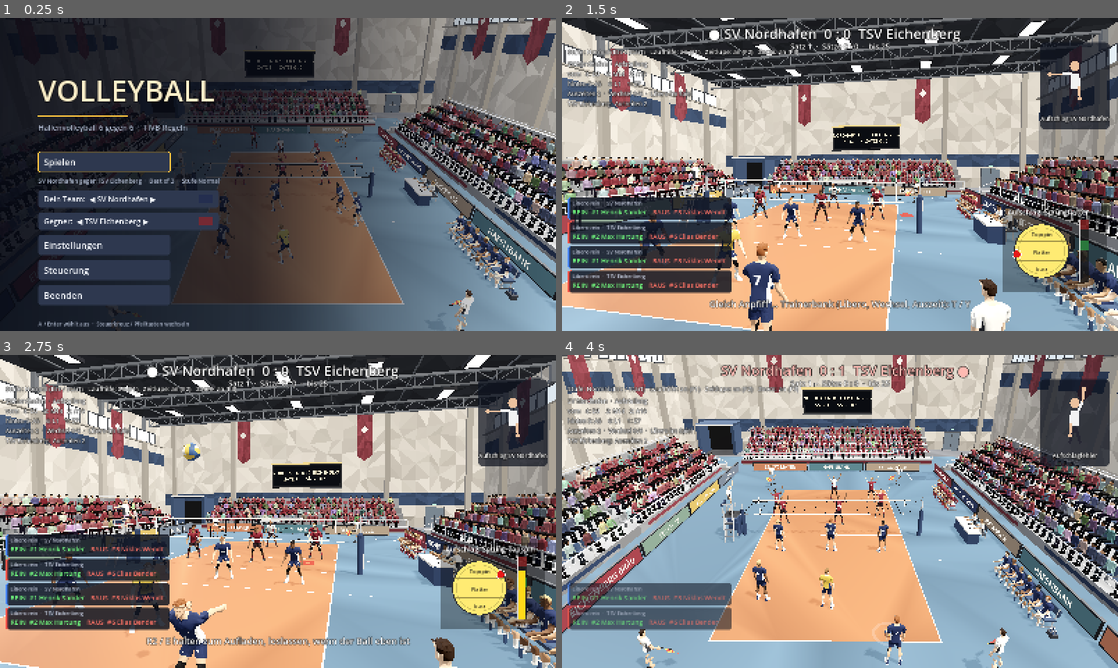
Above: before the commit, frames 1-4 (two rows, left to right).
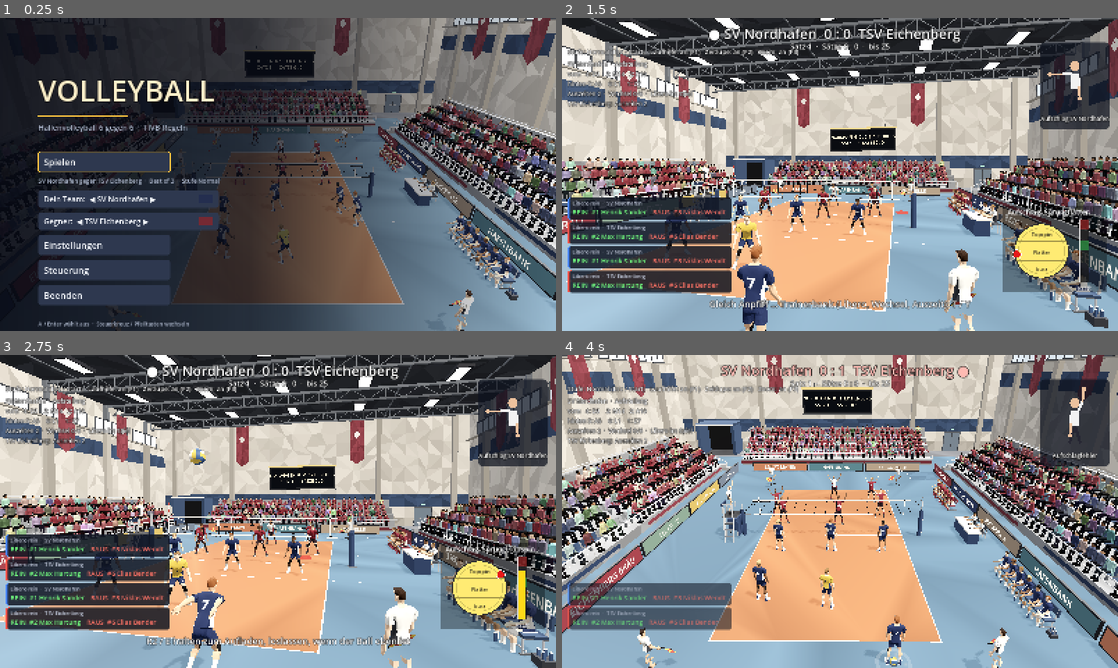
Above: after the commit, the same moments.

Repository: MattrixDev/volleyball_game
Game: Godot game, scene res://scenes/main.tscn
Two runs of this game, one before a commit and one after it. Both use one fixed random seed, a clock stepped at 60 frames per second and the inputs below.
Inputs (mouse positions are in pixels of both pictures, inside the frame that each line leads up to):
- Up to frame 1 (0.25 s): no input
- Up to frame 2 (1.5 s): tap Enter at 0.5 s; move the mouse to (962, 158) at 0.52 s; hold D (move_right) 0.53-1.28 s; hold E (hit) 0.53-1.28 s; tap Space (bump) at 0.6 s; click (962, 158) at 0.67 s; move the mouse to (728, 190) at 1.27 s; hold S (move_down) from 1.28 s (still down); tap E (hit) at 1.35 s
- Up to frame 3 (2.75 s): tap Space (bump) at 1.55 s; move the mouse to (333, 442) at 2.02 s; release S (move_down) at 2.03 s; hold D (move_right) from 2.03 s (still down); hold E (hit) from 2.03 s (still down); tap K (aim_down) at 2.1 s
- Up to frame 4 (4 s): move the mouse to (812, 574) at 2.77 s; release D (move_right) at 2.78 s; release E (hit) at 2.78 s; hold W (move_up) 2.78-3.53 s; tap J (aim_left) at 2.85 s; click (812, 574) at 2.92 s; tap Space (bump) at 3.05 s; move the mouse to (1006, 558) at 3.52 s; hold A (move_left) from 3.53 s (still down); hold E (hit) from 3.53 s (still down); tap L (aim_right) at 3.6 s

The runs differ from the first frame. In frame 1, less than 0.1% of the frame differs, in the area x 45-65%, y 35-74%; in frame 2, 40%; in frame 3, 43%, in the area x 0-100%, y 0-100%; in frame 4, 2.7%.

Commit message:
Zuspiel-Richtung aufs Steuerkreuz, Pritschen nach Fotos (Ellbogen aussen, Dreieck-Haende, Kontakt auf Stirnhoehe), Sprungaufschlag mit echtem Anlauf ohne Drehung
Co-Authored-By: Claude Opus 5.5 (1M context) <noreply@anthropic.com>
Claude-Session: https://claude.ai/code/session_01BTaWLRe5jYzyxCdBDQ2Gc4

Diff:
--- a/scripts/figure.gd
+++ b/scripts/figure.gd
@@ -291,7 +291,7 @@
 ## Loest Schulter vor/seitlich und Ellbogen numerisch (gedaempfte Gauss-Newton-Schritte),
 ## ausgehend von der aktuellen Haltung. w blendet zwischen Pose (0) und Ziel (1). Rueckgabe:
 ## verbleibender Abstand in m (zum Pruefen, ob die Figur den Ball erreicht).
-func ik_arm(sd: String, target: Vector3, w: float, iters := 4) -> float:
+func ik_arm(sd: String, target: Vector3, w: float, iters := 4, damp := 0.02) -> float:
 	var sh: Node3D = j["sh_" + sd]
 	var el: Node3D = j["el_" + sd]
 	var wr: Node3D = j["wr_" + sd]
@@ -312,9 +312,9 @@
 		var c1: Vector3 = ((pos.call(v + Vector3(0, d, 0)) as Vector3) - p0) / d
 		var c2: Vector3 = ((pos.call(v + Vector3(0, 0, d)) as Vector3) - p0) / d
 		var a := Basis(
-			Vector3(c0.dot(c0) + 0.02, c0.dot(c1), c0.dot(c2)),
-			Vector3(c1.dot(c0), c1.dot(c1) + 0.02, c1.dot(c2)),
-			Vector3(c2.dot(c0), c2.dot(c1), c2.dot(c2) + 0.02))
+			Vector3(c0.dot(c0) + damp, c0.dot(c1), c0.dot(c2)),
+			Vector3(c1.dot(c0), c1.dot(c1) + damp, c1.dot(c2)),
+			Vector3(c2.dot(c0), c2.dot(c1), c2.dot(c2) + damp))
 		var step := a.inverse() * Vector3(c0.dot(e), c1.dot(e), c2.dot(e))
 		v += step.limit_length(0.6)
 		v = Vector3(clampf(v.x, -0.6, 3.1), clampf(v.y, -0.5, 2.0), clampf(v.z, 0.0, 2.6))
--- a/scripts/main.gd
+++ b/scripts/main.gd
@@ -234,11 +234,16 @@
 # ---------------------------------------------------------------- Steuerung
 
 func _setup_input() -> void:
-	_action("move_left", [KEY_A, KEY_LEFT], [JOY_BUTTON_DPAD_LEFT], [[JOY_AXIS_LEFT_X, -1.0]])
-	_action("move_right", [KEY_D, KEY_RIGHT], [JOY_BUTTON_DPAD_RIGHT], [[JOY_AXIS_LEFT_X, 1.0]])
-	_action("move_up", [KEY_W, KEY_UP], [JOY_BUTTON_DPAD_UP], [[JOY_AXIS_LEFT_Y, -1.0]])
-	_action("move_down", [KEY_S, KEY_DOWN], [JOY_BUTTON_DPAD_DOWN], [[JOY_AXIS_LEFT_Y, 1.0]])
+	_action("move_left", [KEY_A, KEY_LEFT], [], [[JOY_AXIS_LEFT_X, -1.0]])
+	_action("move_right", [KEY_D, KEY_RIGHT], [], [[JOY_AXIS_LEFT_X, 1.0]])
+	_action("move_up", [KEY_W, KEY_UP], [], [[JOY_AXIS_LEFT_Y, -1.0]])
+	_action("move_down", [KEY_S, KEY_DOWN], [], [[JOY_AXIS_LEFT_Y, 1.0]])
 	# Rechter Stick = Trefferpunkt am Ball (Tastatur: Maus oder I J K L)
+	# Zuspiel-Richtung: Steuerkreuz (der rechte Daumen bleibt auf den Tempo-Tasten)
+	_action("set_dir_left", [], [JOY_BUTTON_DPAD_LEFT])
+	_action("set_dir_right", [], [JOY_BUTTON_DPAD_RIGHT])
+	_action("set_dir_up", [], [JOY_BUTTON_DPAD_UP])
+	_action("set_dir_down", [], [JOY_BUTTON_DPAD_DOWN])
 	_action("aim_left", [KEY_J], [], [[JOY_AXIS_RIGHT_X, -1.0]])
 	_action("aim_right", [KEY_L], [], [[JOY_AXIS_RIGHT_X, 1.0]])
 	_action("aim_up", [KEY_I], [], [[JOY_AXIS_RIGHT_Y, -1.0]])
--- a/scripts/match.gd
+++ b/scripts/match.gd
@@ -19,7 +19,7 @@
 const HALF_L := 9.0
 const HALF_W := 4.5
 const H_PASS := 0.85
-const H_SET := 2.35
+const H_SET := 2.1
 const H_ATTACK := 3.25
 const JUMP_RISE := 0.404
 const SET_POINTS := 25
@@ -854,7 +854,7 @@
 
 
 func _empty_input() -> Dictionary:
-	return {"mv": Vector2.ZERO, "rs": Vector2.ZERO, "bump": false, "over": false, "fast": false, "quick": false,
+	return {"mv": Vector2.ZERO, "rs": Vector2.ZERO, "bump": false, "over": false, "fast": false, "quick": false, "dpad": Vector2.ZERO,
 		"hit_down": false, "hit_up": false, "hit_held": false, "kind_prev": false, "kind_next": false}
 
 
@@ -865,6 +865,12 @@
 	d.rs = stick if stick.length() > 0.15 else mouse_rs
 	d.bump = Input.is_action_just_pressed("bump")
 	d.over = Input.is_action_just_pressed("overhand")
+	var dp := Input.get_vector("set_dir_left", "set_dir_right", "set_dir_down", "set_dir_up")
+	if dp.length() > 0.5:
+		_set_dir = dp
+		_set_dir_ms = Time.get_ticks_msec()
+	if Time.get_ticks_msec() - _set_dir_ms < 2500:
+		d.dpad = _set_dir
 	d.fast = Input.is_action_just_pressed("set_fast")
 	d.quick = Input.is_action_just_pressed("set_quick")
 	d.hit_down = Input.is_action_just_pressed("hit")
@@ -884,6 +890,8 @@
 ## Der rechte Stick federt beim Loslassen zur Mitte zurueck. Damit die gewaehlte
 ## Schlagrichtung dabei nicht verloren geht, gilt der letzte deutliche Ausschlag
 ## noch eine einstellbare Zeit lang weiter ("Stick nachhalten").
+var _set_dir := Vector2.ZERO  # zuletzt am Steuerkreuz gewaehlte Zuspiel-Richtung (bleibt kurz gemerkt)
+var _set_dir_ms := -10000
 var _rs_hold := Vector2.ZERO
 var _rs_hold_ms := 0
 
@@ -1546,7 +1554,7 @@
 				# Linker Stick = laufen, rechter Stick = Richtung, Tasten = Tempo.
 				if not assist:
 					hp.manual_dir = _stick_dir(mv)
-				var lane := _set_choice(inp.rs)
+				var lane := _set_choice(inp.dpad if inp.dpad.length() > 0.5 else inp.rs)
 				if inp.bump:
 					_human_touch("bump", lane + "|high")
 				elif inp.over:
@@ -1557,6 +1565,8 @@
 					_human_touch("over", lane + "|quick")
 				elif inp.hit_down:
 					_human_touch("over", lane + "|dump")
+				if opp.pending or opp.done:
+					_set_dir = Vector2.ZERO  # Richtung gilt nur fuer dieses Zuspiel
 			_:
 				hp.manual_dir = _stick_dir(mv)
 				if inp.bump:
@@ -2525,13 +2535,23 @@
 				if not (pl in list) and is_front_row(pl):
 					var lane: Vector2 = FORM["defense"]["front"][pl.lane if pl.lane in ["left", "mid", "right"] else "right"]
 					pl.target = court_pos(t, Vector2(3.0, lane.y))
+	# Vor dem Aufschlag: Sprungaufschlaeger steht weiter hinten (Platz zum Anlauf).
+	if phase == Phase.PRE_SERVE:
+		var srv0 := server()
+		var back := 11.4 if serve_kind == 1 else 10.0
+		srv0.target = Vector3(side_of(serving_team) * back, 0.0, srv0.position.z)
 	# Sprungaufschlag: Anlauf unter den Ball und Absprung hinter der Grundlinie.
 	if phase == Phase.TOSS and serve_kind == 1 and not serve_done:
 		var srv := server()
 		var bx := ball.position.x - side_of(serving_team) * 0.2
 		bx = side_of(serving_team) * maxf(absf(bx), HALF_L + 0.1)
-		srv.target = Vector3(bx, 0.0, ball.position.z)
-		srv.run_speed = 4.0
+		var goal := Vector3(bx, 0.0, ball.position.z)
+		# Anlauf aus dem Stand: der Aufschlaeger startet so, dass er genau zum Absprung ankommt.
+		var run_dur := flat_dist(srv.position, goal) / 5.0
+		if clock < serve_ideal - JUMP_RISE - run_dur - 0.1:
+			goal = srv.position
+		srv.target = goal
+		srv.run_speed = 5.0
 		if clock >= serve_ideal - JUMP_RISE and not srv.has_jumped:
 			srv.jump()
 	if opp != null and not opp.done:
@@ -2781,7 +2801,7 @@
 					"set":
 						if opp.player.role == "L" and absf(opp.point.x) < 3.0:
 							return "Libero vor der 3-m-Linie: nur baggern (A / Leertaste), Pritschen wäre ein Fehler!"
-						return "Zuspiel: rechter Stick = Richtung (links Außen · rechts Diagonal · vor Mitte · zurück Hinterfeld) · X/Q hoher Ball · B/R schneller Ball · Y/F Schnellangriff · R2/E Dump · A/Leertaste baggern"
+						return "Zuspiel: Steuerkreuz = Richtung (links Außen · rechts Diagonal · vor Mitte · zurück Hinterfeld) · X/Q hoher Ball · B/R schneller Ball · Y/F Schnellangriff · R2/E Dump · A/Leertaste baggern"
 					"attack":
 						return "Angriff: R2/E halten und beim Treffpunkt loslassen · Trefferpunkt rechter Stick/Maus (oben Topspin, unten Leger)"
 					"free":
--- a/scripts/player.gd
+++ b/scripts/player.gd
@@ -222,9 +222,11 @@
 		_land_t = now
 	_was_air = airborne
 
-	# Blickrichtung: zum Ball, beim Block und Angriff zum Netz.
+	# Blickrichtung: zum Ball, beim Block, Angriff und Aufschlag zum Netz (der Aufschlaeger
+	# laeuft unter dem Ball durch und darf sich dabei nicht zum Ball umdrehen).
 	var face := look_target - position
-	if block_pose or (anim_kind == "attack" and (airborne or anim_t - now < 0.8)) or face.length() < 0.3:
+	var serving := anim_kind == "serve_hold" or (anim_kind == "serve" and now - anim_t < 0.6)
+	if block_pose or serving or (anim_kind == "attack" and (airborne or anim_t - now < 0.8)) or face.length() < 0.3:
 		face = Vector3(-side, 0.0, 0.0)
 	if not alert and celebrate_until < now:
 		face = Vector3(-side, 0.0, 0.0)
@@ -297,7 +299,7 @@
 		ad.y = 0.0
 		var follow := (ad.normalized() + up) * 0.5 * (0.2 * smoothstep(0.0, 0.2, rel)) if ad.length() > 0.1 else Vector3.ZERO
 		var hb := b + follow
-		tg = {"l": hb - r * 0.085 - up * 0.08 - f * 0.05, "r": hb + r * 0.085 - up * 0.08 - f * 0.05}
+		tg = {"l": hb - r * 0.1 - up * 0.1 - f * 0.04, "r": hb + r * 0.1 - up * 0.1 - f * 0.04}
 	elif anim_kind == "attack" and airborne:
 		# Angriff: Schlaghand (rechts) trifft die Rueckseite des Balls mit gestrecktem Arm.
 		w = smoothstep(-0.12, -0.015, rel) * (1.0 - smoothstep(0.05, 0.2, rel))
@@ -315,8 +317,13 @@
 	# Im Kontaktmoment streckt sich der Schlagende (Schultergürtel, Fussspitzen): ca. 14 cm mehr Reichweite.
 	if airborne and (anim_kind == "attack" or anim_kind == "serve"):
 		fig.root_node.position.y += 0.14 * w
+	# Beim Pritschen bleiben die Ellbogen aussen (staerkere Daempfung haelt die Haltung).
+	var over_set := anim_kind in ["set", "pass", "dig", "free"] and anim_tech == "over"
 	for sd in tg:
-		fig.ik_arm(sd, tg[sd], w)
+		if over_set:
+			fig.ik_arm(sd, tg[sd], w, 8, 0.12)
+		else:
+			fig.ik_arm(sd, tg[sd], w)
 	fig._sync()
 
 
@@ -396,15 +403,20 @@
 	return p
 
 
-## Pritschen: Haende ueber der Stirn, Ellbogen aussen, Beine und Arme strecken durch den Ball.
+const SET_TWIST := -0.8
+
+
+## Pritschen wie im echten Spiel: Ellbogen weit aussen und gebeugt, Haende als Dreieck
+## ueber der Stirn, Kopf im Nacken. Im Ballkontakt streckt der ganze Koerper (Beine, Arme).
 func _p_set(rel := 0.0) -> Dictionary:
 	var load := 1.0 - smoothstep(-0.3, -0.1, rel)
-	var ext := smoothstep(-0.14, 0.08, rel)
-	var p := {"hips": Vector3(-0.1 * load, 0, 0), "chest": Vector3(-0.05 + 0.12 * ext, 0, 0), "head": Vector3(0.55 - 0.15 * ext, 0, 0)}
-	var up := lerpf(2.45, 2.85, ext)
-	var elbow := lerpf(1.55, 0.35, ext)
-	_arm(p, "l", up, 0.55 - 0.25 * ext, elbow, -0.45)
-	_arm(p, "r", up, 0.55 - 0.25 * ext, elbow, -0.45)
+	var ext := smoothstep(-0.08, 0.1, rel)
+	var p := {"hips": Vector3(-0.08 * load, 0, 0), "chest": Vector3(-0.1 + 0.1 * ext, 0, 0), "head": Vector3(0.65 - 0.2 * ext, 0, 0)}
+	var up := lerpf(2.0, 2.7, ext)
+	var out := lerpf(1.15, 0.5, ext)
+	var elbow := lerpf(1.75, 0.35, ext)
+	_arm(p, "l", up, out, elbow, -0.5 + 0.3 * ext, SET_TWIST)
+	_arm(p, "r", up, out, elbow, -0.5 + 0.3 * ext, SET_TWIST)
 	var th := lerpf(0.6, 0.05, ext)
 	var kn := lerpf(0.95, 0.1, ext)
 	_leg(p, "l", th, kn, 0.14, 0.5 * ext)
@@ -478,7 +490,7 @@
 	if airborne:
 		return _p_spike(rel)
 	if jump_serve and rel < -0.25:
-		return _p_approach() if rel > -0.7 else _p_run(maxf(_run_amt, 0.4))
+		return _p_approach() if rel > -0.7 else _mix(_p_serve_hold(), _p_run(maxf(_run_amt, 0.4)), clampf(_run_amt * 2.0, 0.0, 1.0))
 	var p := {"chest": Vector3(0.1, 0, 0), "head": Vector3(0.6, 0, 0)}
 	var swing := clampf((rel + 0.06) / 0.16, 0.0, 1.0)
 	_arm(p, "l", lerpf(2.8, 1.0, swing), 0.1, 0.1)
@@ -527,7 +539,7 @@
 		return _p_celebrate()
 	var rel := now - anim_t
 	if anim_kind == "serve_hold":
-		return _p_serve_hold()
+		return _mix(_p_serve_hold(), _p_run(_run_amt), clampf(_run_amt * 2.0, 0.0, 1.0))
 	if anim_kind == "serve" and rel < 0.5:
 		_stiff = 42.0
 		return _p_serve(rel, anim_tech == "jump")
--- /dev/null
+++ b/tools/pose_views.gd
@@ -0,0 +1,87 @@
+extends SceneTree
+## Pritschen/Aufschlag aus Front- und Seitenansicht zum Pruefen:
+## godot -s res://tools/pose_views.gd -- bild.png [set|serve] [front|side]
+var frames := 0
+var figs := []
+
+func _initialize() -> void:
+	await process_frame
+	_build()
+
+
+func _build() -> void:
+	var args := OS.get_cmdline_user_args()
+	var kind: String = args[1] if args.size() > 1 else "set"
+	var view: String = args[2] if args.size() > 2 else "front"
+	var root3 := Node3D.new()
+	root.add_child(root3)
+	var env := WorldEnvironment.new()
+	var e := Environment.new()
+	e.background_mode = Environment.BG_COLOR
+	e.background_color = Color(0.6, 0.7, 0.8)
+	e.ambient_light_source = Environment.AMBIENT_SOURCE_COLOR
+	e.ambient_light_color = Color(1, 1, 1)
+	e.ambient_light_energy = 0.6
+	env.environment = e
+	root3.add_child(env)
+	var sun := DirectionalLight3D.new()
+	sun.rotation_degrees = Vector3(-50, -30, 0)
+	root3.add_child(sun)
+	var floor_mi := MeshInstance3D.new()
+	var pm := PlaneMesh.new()
+	pm.size = Vector2(30, 30)
+	floor_mi.mesh = pm
+	var fm := StandardMaterial3D.new()
+	fm.albedo_color = Color(0.9, 0.45, 0.2)
+	floor_mi.material_override = fm
+	root3.add_child(floor_mi)
+	var rels := [-0.3, -0.12, -0.03, 0.08, 0.2]
+	var n := rels.size()
+	for i in n:
+		var pl := VPlayer.new()
+		root3.add_child(pl)
+		pl.setup(0, "S", "A", i + 1, Color(0.16, 0.38, 0.86))
+		var pos := Vector3(0, 0, -(i - 2) * 1.3) if view == "front" else Vector3((i - 2) * 1.3, 0, 0)
+		pl.position = pos
+		pl._last_pos = pos
+		pl.alert = true
+		var dt := 1.0 / 120.0
+		var t_hit := 0.9
+		var steps := int((t_hit + rels[i]) / dt)
+		for s in steps:
+			var t := s * dt
+			pl.now = t
+			if kind == "set":
+				pl.anim_kind = "set"
+				pl.anim_tech = "over"
+				pl.anim_t = t_hit
+				pl.contact_on = true
+				pl.contact_pt = pos + Vector3(-0.15, 2.1, 0.0)
+				pl.contact_aim = pos + Vector3(-5.0, 0.0, 0.0)
+			pl.look_target = pos + Vector3(-5, 0, 0)
+			pl._animate(dt)
+		figs.append(pl.fig)
+		var bm := MeshInstance3D.new()
+		var sp := SphereMesh.new()
+		sp.radius = 0.105
+		sp.height = 0.21
+		bm.mesh = sp
+		var bmat := StandardMaterial3D.new()
+		bmat.albedo_color = Color(1.0, 0.9, 0.2)
+		bm.material_override = bmat
+		bm.position = pos + Vector3(-0.15, 2.1, 0.0)
+		root3.add_child(bm)
+	var cam := Camera3D.new()
+	root3.add_child(cam)
+	var cp := Vector3(-6.0, 1.9, 0.0) if view == "front" else Vector3(0.0, 1.9, 6.0)
+	cam.transform = Transform3D(Basis.looking_at(Vector3(0, 1.7, 0) - cp), cp)
+	cam.fov = 38
+
+func _process(_delta: float) -> bool:
+	frames += 1
+	for f in figs:
+		f._sync()
+	if frames == 12:
+		root.get_viewport().get_texture().get_image().save_png(OS.get_cmdline_user_args()[0])
+		return true
+	return false
Not shown, changed: README.md
